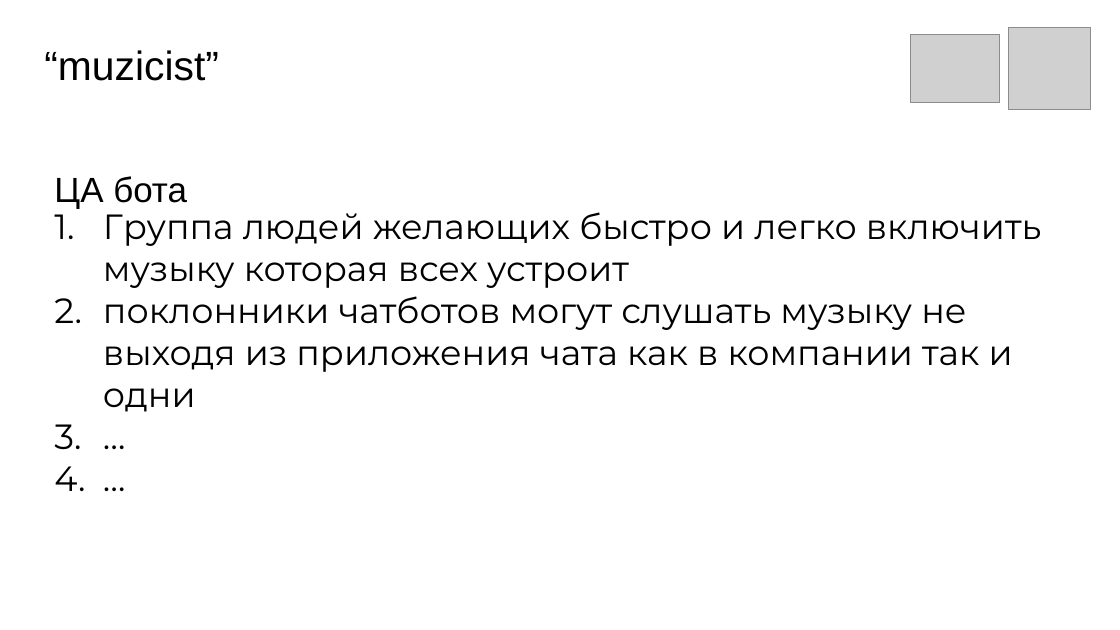
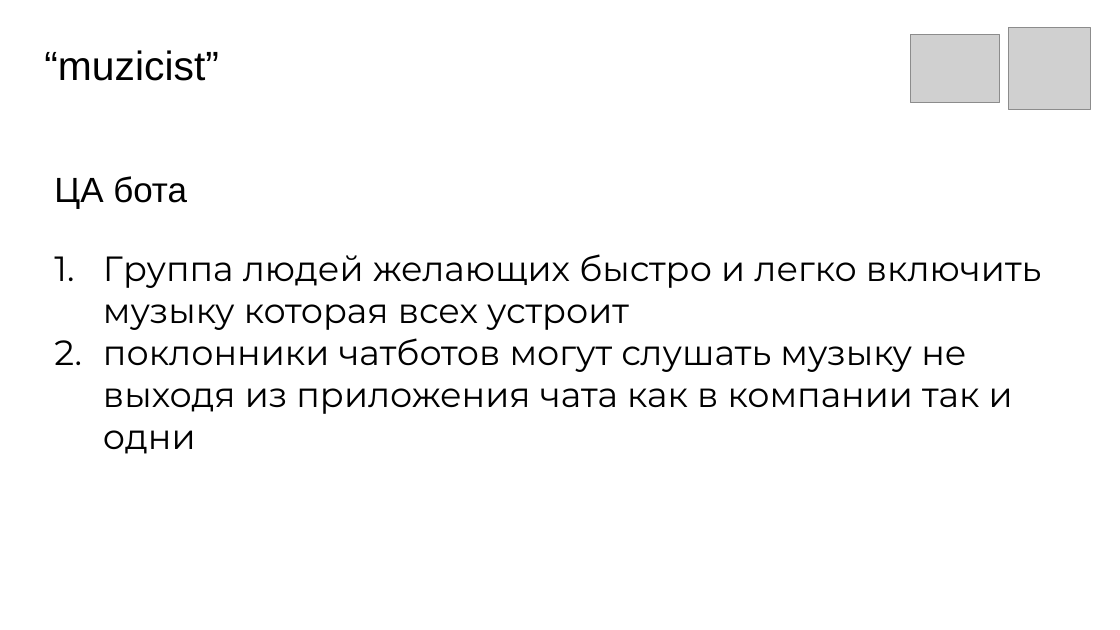
Before and after one commit to ivanbalashov239/muzicist, a slide deck: slide 5 of muzicist.pptx. Drawn at 1120x630 pixels with LibreOffice and Linux fonts; fonts in the diff are those of the drawing; grey boxes stand for pictures. Boxes give left, top, right and bottom in pixels: in the first picture for what was removed or moved away, otherwise in the second. Text is boxed around its words. In the diff, an @@ line names an element or a change of style, - is before the commit and + after.

```diff
--- a/muzicist.pptx
+++ b/muzicist.pptx
@@ text at (103, 254, 1041, 454): paragraphs removed @@
-3. …
-4. …
@@ text "Группа людей желающих быстро и ...": place and size @@
-text "Группа людей желающих быстро и ..." at (103, 212, 1041, 412)
+text "Группа людей желающих быстро и ..." at (103, 254, 1041, 454)
```
Also in this commit, not shown: 6 other slides changed, 2 slides added, 4 slides removed.
